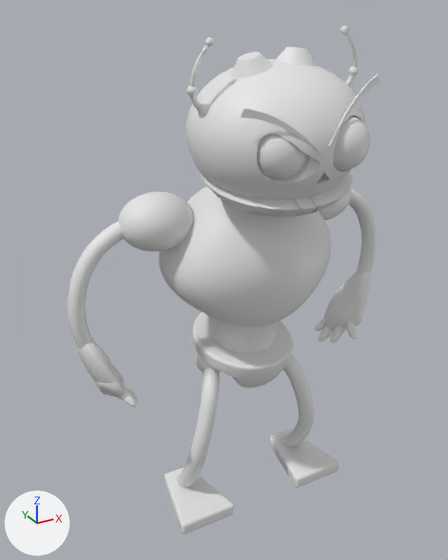
An edit to the FBX model Game/Assets/Resources/Prefabs/Robots/Breach/Breach FBX.fbx, drawn before and after from the same camera.
The view is the same before and after, from a 50 mm lens placed at (-2.93, -4.38, 4.36), pointed at (-0.25, 0.51, 1.92). Lighting does not change. The marker at lower left points along +X, +Y and +Z. Where no turn or scale is listed for an object, it has been applied to the vertices.
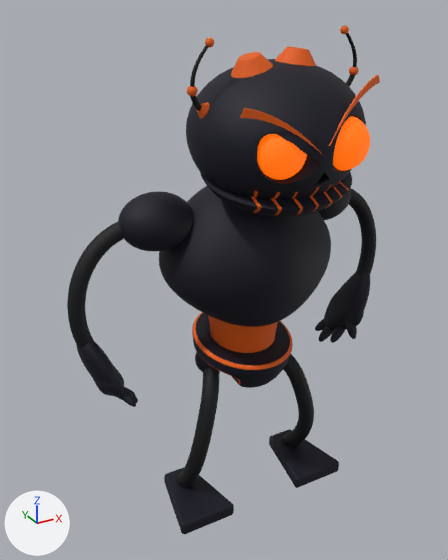
The newer file is also turned or shifted as a whole; pictures and numbers use the older file's frame.

Location of each change, (x1, y1, x2, y2) in pixels of the pictures (448 x 560 px):
'object_24', recoloured (grey to black): (159, 186, 331, 327) in both
'object_48', recoloured (white to black): (186, 59, 366, 200) in both
'object_23', recoloured (white to black): (118, 192, 194, 251) in both
'object_20', recoloured (white to black): (164, 467, 234, 534) in both
'object_22', recoloured (grey to black): (67, 222, 124, 349) in both
'object_19', recoloured (grey to black): (269, 429, 339, 488) in both
'object_18', recoloured (grey to black): (176, 368, 220, 487) in both
'object_58', recoloured (grey to black): (200, 172, 352, 217) in both
'object_16', recoloured (grey to black): (324, 272, 370, 331) in both
'object_26', recoloured (grey to black): (196, 313, 290, 365) in both
'object_50', recoloured (grey to orange): (257, 134, 307, 180) in both
'object_27', recoloured: (208, 315, 278, 353) in both
'object_17', recoloured (grey to black): (281, 354, 314, 447) in both
'object_49', recoloured (grey to orange): (333, 116, 370, 171) in both
'object_1', recoloured (grey to black): (76, 340, 124, 397) in both
'object_11', recoloured (grey to black): (349, 188, 376, 276) in both
'object_9', recoloured (grey to black): (192, 331, 293, 388) in both
'object_30', recoloured (white to orange): (231, 52, 273, 78) in both
'object_25', recoloured (white to orange): (192, 312, 293, 370) in both
'object_31', recoloured (white to orange): (275, 46, 316, 66) in both
'object_42', recoloured: (240, 108, 321, 153) in both
'object_21', recoloured (grey to black): (318, 188, 351, 220) in both
'object_41', recoloured: (329, 75, 380, 146) in both
'object_38', recoloured (grey to black): (190, 45, 209, 87) in both

Edits to the bpy script that builds the scene:
```text
Change me_object_16:
    where me_object_16.from_pydata(...)  # 6506 vertices, 8046 faces; spans x 1.322..1.758, y 0.41..1.009, z -1.923..-1.064
    add me_object_16.materials.append(mat_material_015)  # black #000018
Change me_object_22:
    where me_object_22.from_pydata(...)  # 981 vertices, 1101 faces; spans x -1.752..-0.978, y 0.583..0.766, z -1.372..-0.022
    add me_object_22.materials.append(mat_material_044)  # black #000000
Change me_object_38:
    where me_object_38.from_pydata(...)  # 445 vertices, 495 faces; spans x -0.812..-0.666, y -0.036..0.021, z 1.133..1.432
    add me_object_38.materials.append(mat_material_052)  # black #000000
Change me_object_30:
    where me_object_30.from_pydata(...)  # 128 vertices, 187 faces; spans x -0.436..-0.099, y -0.155..0.178, z 1.176..1.364
    add me_object_30.materials.append(mat_material_048)  # orange #e75e00
Change me_object_26:
    where me_object_26.from_pydata(...)  # 90 vertices, 99 faces; spans x -0.443..0.526, y 0.083..1.162, z -1.561..-1.383
    add me_object_26.materials.append(mat_material_019)  # black #000018
Change me_object_21:
    where me_object_21.from_pydata(...)  # 1986 vertices, 2048 faces; spans x 0.591..1.298, y 0.342..0.924, z -0.363..0.171
    add me_object_21.materials.append(mat_material_002)  # black #000018
Change me_object_41:
    where me_object_41.from_pydata(...)  # 54 vertices, 77 faces; spans x -0.017..0.611, y -0.703..-0.476, z 0.742..1.203
    add me_object_41.materials.append(mat_material_035)  # orange #e75e00
Change me_object_50:
    where me_object_50.from_pydata(...)  # 1986 vertices, 2048 faces; spans x -0.497..-0.073, y -0.632..-0.288, z 0.47..0.894
    add me_object_50.materials.append(mat_material_018)  # orange #e75e00
Change me_object_17:
    where me_object_17.from_pydata(...)  # 1059 vertices, 1158 faces; spans x 0.31..0.86, y 0.24..0.8, z -3.34..-1.65
    add me_object_17.materials.append(mat_material_046)  # black #000000
Change me_object_1:
    where me_object_1.from_pydata(...)  # 6506 vertices, 8046 faces; spans x -1.697..-1.261, y 0.41..1.009, z -1.941..-1.082
    add me_object_1.materials.append(mat_material_006)  # black #000018
Change me_object_48:
    where me_object_48.from_pydata(...)  # 1937 vertices, 2390 faces; spans x -0.753..0.738, y -0.692..0.799, z 0.286..1.295
    add me_object_48.materials.append(mat_material_040)  # black #000019
Change me_object_9:
    where me_object_9.from_pydata(...)  # 1101 vertices, 1246 faces; spans x -0.475..0.557, y 0.057..1.204, z -1.909..-1.409
    add me_object_9.materials.append(mat_material_003)  # black #000018
Change me_object_19:
    where me_object_19.from_pydata(...)  # 261 vertices, 414 faces; spans x 0.45..1.069, y 0.067..0.891, z -3.348..-3.191
    add me_object_19.materials.append(mat_material_005)  # black #000018
Change me_object_18:
    where me_object_18.from_pydata(...)  # 1059 vertices, 1153 faces; spans x -0.76..-0.21, y 0.24..0.8, z -3.34..-1.65
    add me_object_18.materials.append(mat_material_047)  # black #000000
Change me_object_58:
    where me_object_58.from_pydata(...)  # 1040 vertices, 1195 faces; spans x -0.635..0.675, y -0.581..0.701, z 0.085..0.538
    add me_object_58.materials.append(mat_material_041)  # black #000018
Change me_object_20:
    where me_object_20.from_pydata(...)  # 257 vertices, 402 faces; spans x -0.974..-0.355, y 0.067..0.891, z -3.348..-3.191
    add me_object_20.materials.append(mat_material_004)  # black #000018
Change me_object_31:
    where me_object_31.from_pydata(...)  # 191 vertices, 254 faces; spans x -0.033..0.316, y -0.158..0.174, z 1.245..1.395
    add me_object_31.materials.append(mat_material_049)  # orange #e75e00
Change me_object_24:
    where me_object_24.from_pydata(...)  # 2167 vertices, 2271 faces; spans x -0.84..0.91, y -0.16..1.28, z -1.17..0.21
    add me_object_24.materials.append(mat_material_001)  # black #000017
Change me_object_42:
    where me_object_42.from_pydata(...)  # 58 vertices, 83 faces; spans x -0.654..-0.068, y -0.715..-0.465, z 0.672..1.029
    add me_object_42.materials.append(mat_material_034)  # orange #e75e00
Change me_object_23:
    where me_object_23.from_pydata(...)  # 1986 vertices, 2048 faces; spans x -1.226..-0.519, y 0.342..0.924, z -0.363..0.171
    add me_object_23.materials.append(mat_active_material_index)  # black #000018
Change me_object_27:
    where me_object_27.from_pydata(...)  # 448 vertices, 384 faces; spans x -0.406..0.491, y 0.148..1.044, z -1.562..-0.987
    add me_object_27.materials.append(mat_material_045)  # orange #e75e00
Change me_object_49:
    where me_object_49.from_pydata(...)  # 1986 vertices, 2048 faces; spans x 0.043..0.468, y -0.716..-0.361, z 0.494..0.918
    add me_object_49.materials.append(mat_material_017)  # orange #e75e00
Change me_object_25:
    where me_object_25.from_pydata(...)  # 290 vertices, 232 faces; spans x -0.475..0.557, y 0.057..1.199, z -1.598..-1.383
    add me_object_25.materials.append(mat_material_016)  # orange #e75e00
Change me_object_11:
    where me_object_11.from_pydata(...)  # 978 vertices, 1100 faces; spans x 1.039..1.814, y 0.583..0.766, z -1.354..-0.004
    add me_object_11.materials.append(mat_material_042)  # black #000000
```
